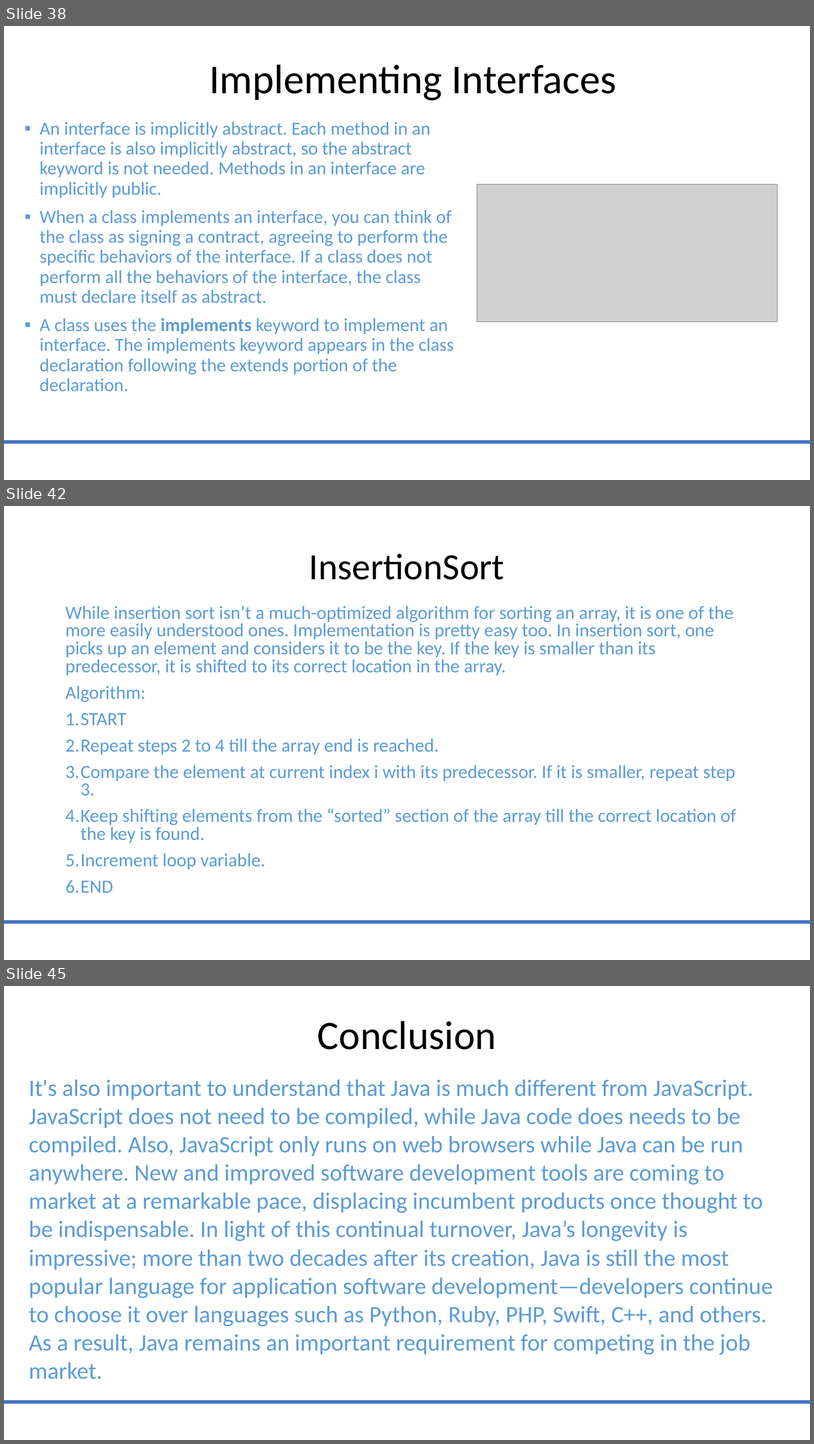
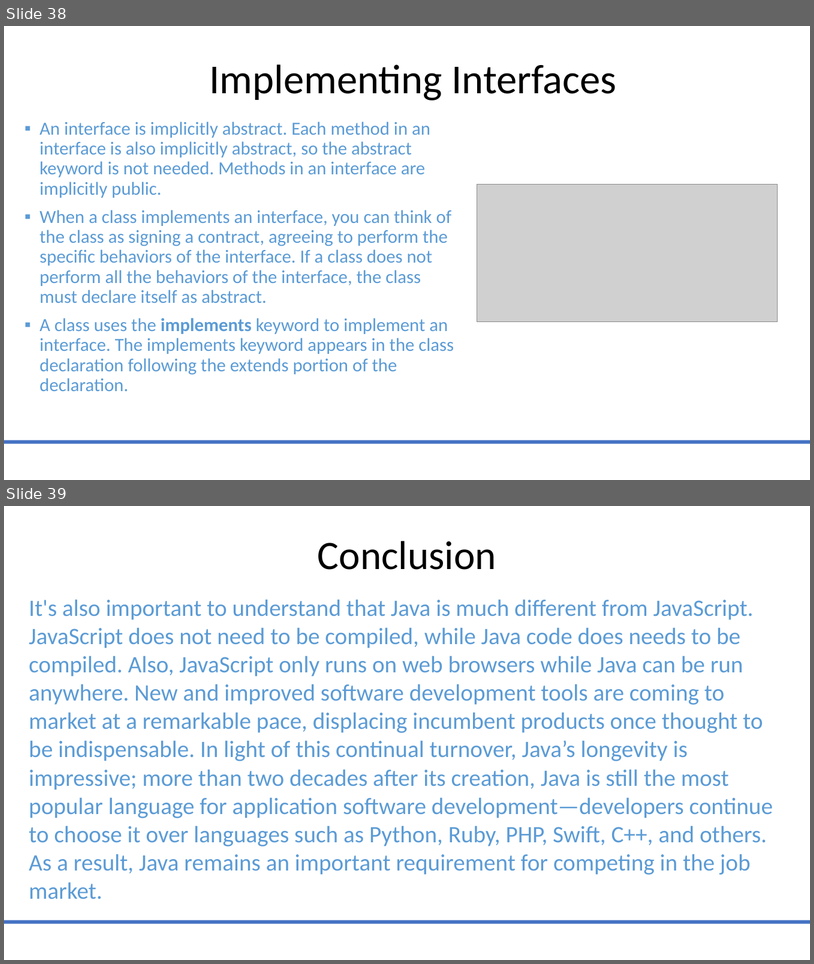
Before and after one commit to MarwaSafa02/JavaMentorship, a slide deck: Java_Mentoring_Revised.pptx. Shown one above the other, each under a label of ours: slides 38, 42 and 45 before the commit, slides 38 and 39 after it; the slides between them are not shown. The pictures are 814x1444 and 814x964 pixels, drawn with LibreOffice and Linux fonts; fonts in the diff are those of the drawing; grey boxes stand for pictures. Boxes give left, top, right and bottom in pixels: in the first picture for what was removed or moved away, otherwise in the second. Text is boxed around its words. In the diff, an @@ line names an element or a change of style, - is before the commit and + after.

```diff
--- a/Java_Mentoring_Revised.pptx
+++ b/Java_Mentoring_Revised.pptx
@@ slide 42 removed at (x1=4, y1=506, x2=810, y2=960), background #FFFFFF; not listed: 1 template element that a slide beside it also shows @@
@@ title removed at (x1=309, y1=553, x2=505, y2=580) @@
-InsertionSort
@@ text removed at (x1=65, y1=606, x2=737, y2=892) @@
-While insertion sort isn’t a much-optimized algorithm for sorting an array, it is one of the more easily understood ones. Implementation is pretty easy too. In insertion sort, one picks up an element and considers it to be the key. If the key is smaller than its predecessor, it is shifted to its correct location in the array.
-Algorithm:
-1. START
-2. Repeat steps 2 to 4 till the array end is reached.
-3. Compare the element at current index i with its predecessor. If it is smaller, repeat step 3.
-4. Keep shifting elements from the “sorted” section of the array till the correct location of the key is found.
-5. Increment loop variable.
-6. END
@@ what was slide 45 is now slide 39 @@
```
Also in this commit, not shown: 1 slide changed, 5 other slides removed, 2 other files.
